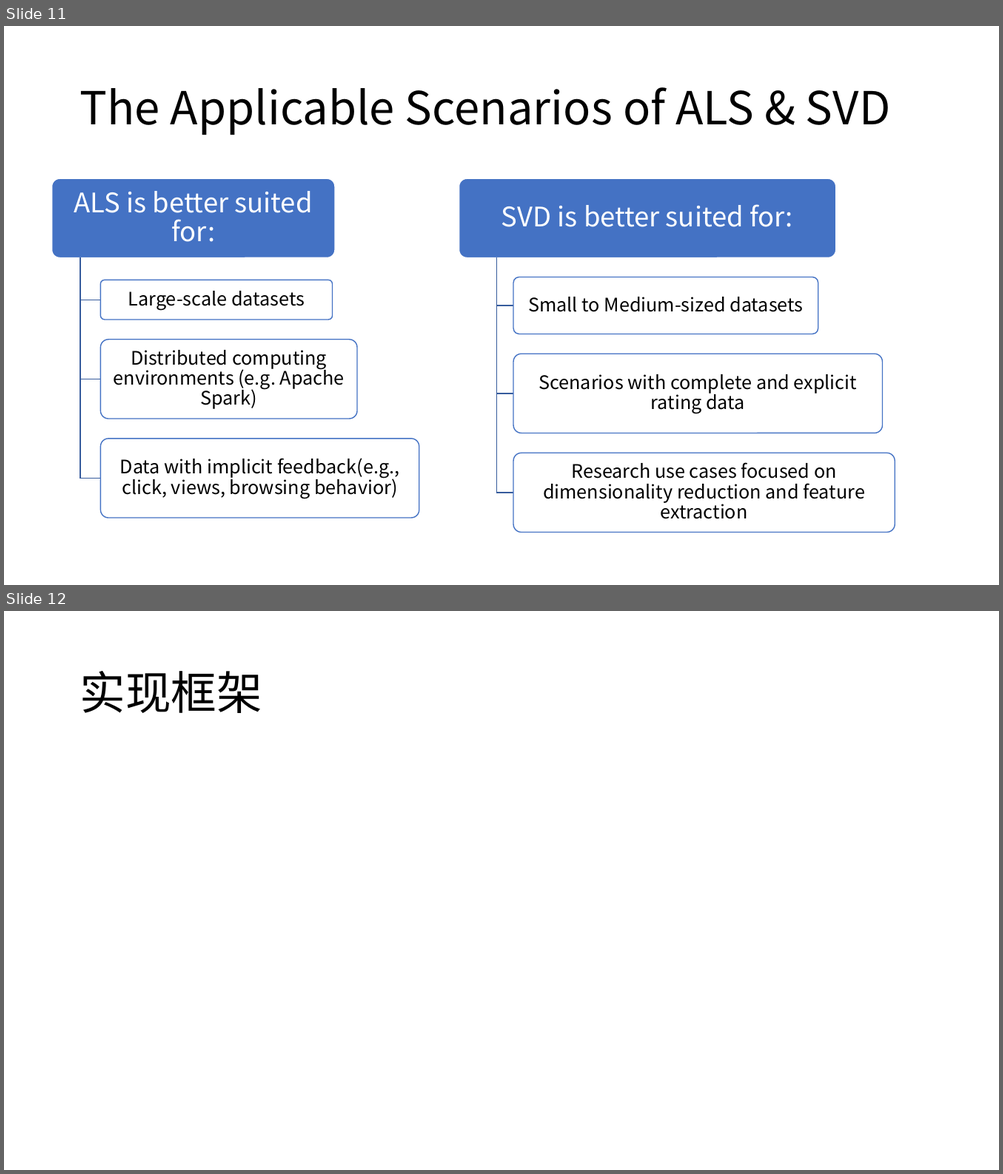
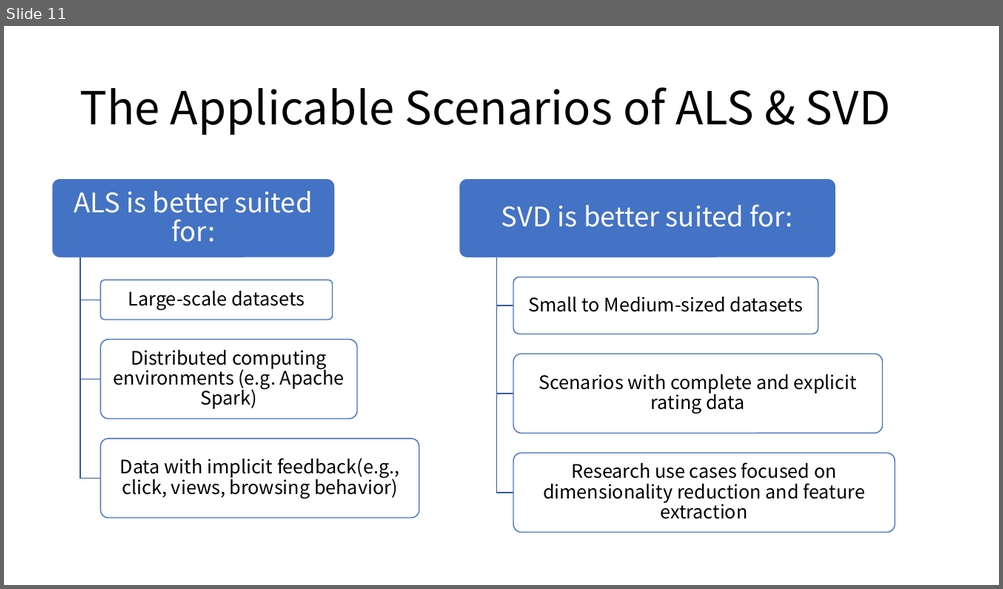
Before and after one commit to susie682/752-project, a slide deck: Commerce Product Recommendation with Spark ML-PPT.pptx. Shown one above the other, each under a label of ours: slides 11 and 12 before the commit, slide 11 after it. The pictures are 1003x1174 and 1003x589 pixels, drawn with LibreOffice and Linux fonts; fonts in the diff are those of the drawing. Boxes give left, top, right and bottom in pixels: in the first picture for what was removed or moved away, otherwise in the second. Text is boxed around its words. In the diff, an @@ line names an element or a change of style, - is before the commit and + after.

```diff
--- a/Commerce Product Recommendation with Spark ML-PPT.pptx
+++ b/Commerce Product Recommendation with Spark ML-PPT.pptx
@@ slide 12 removed at (x1=4, y1=611, x2=999, y2=1170), background #FFFFFF @@
@@ title removed at (x1=79, y1=671, x2=262, y2=713) @@
-实现框架
```
Also in this commit, not shown: 1 slide added.
